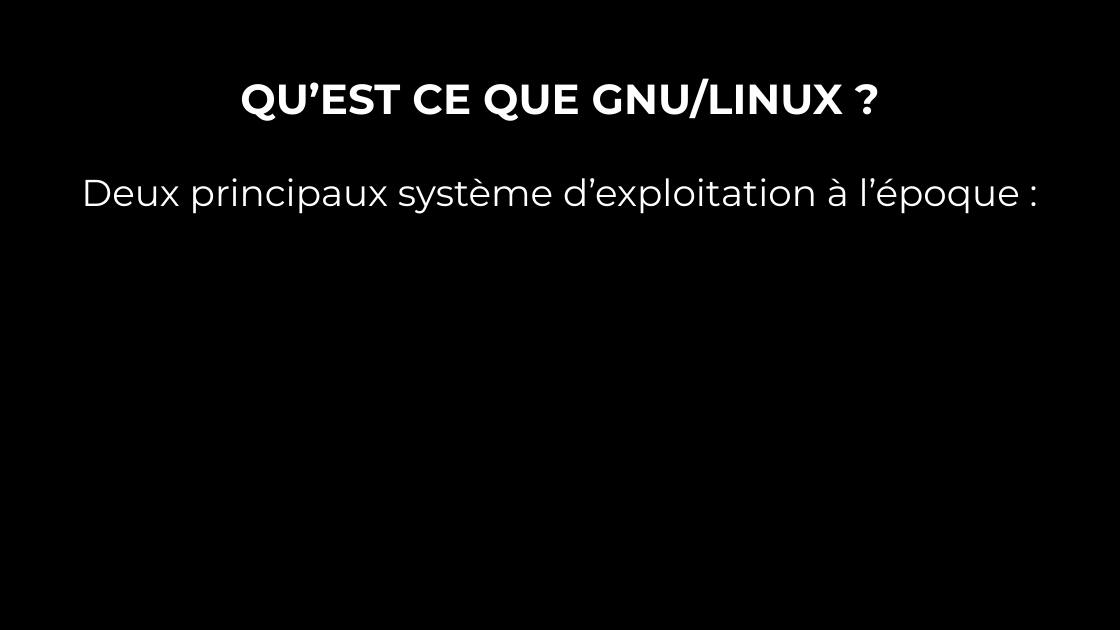
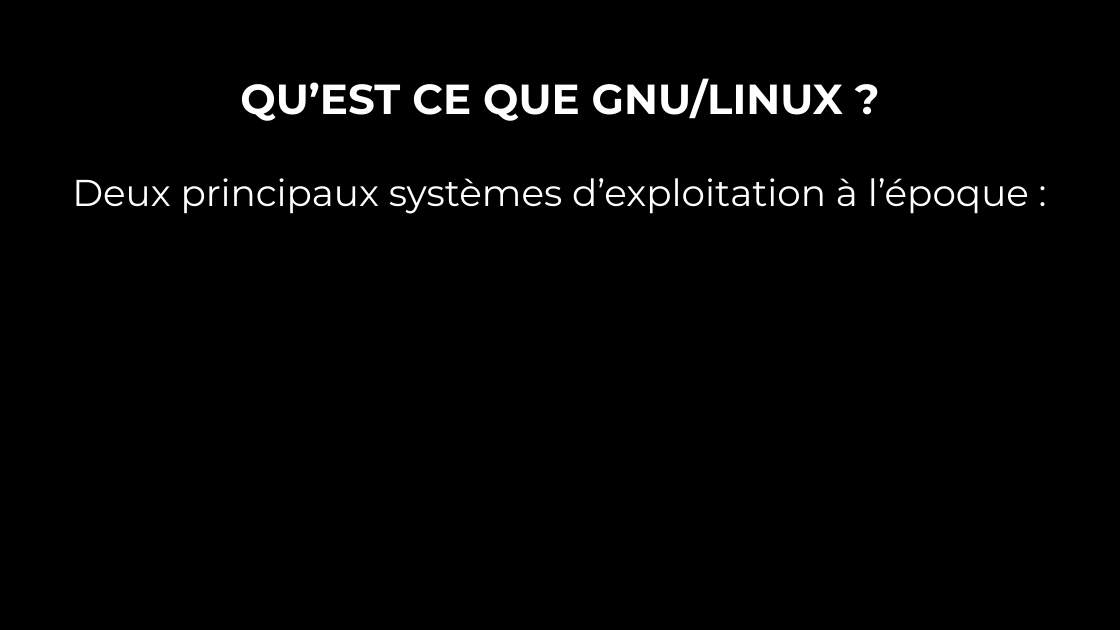
Before and after one commit to Joskoo/Linux_Architecture, a slide deck: slide 11 of Comprendre le noyau Linux.pptx. Drawn at 1120x630 pixels with LibreOffice and Linux fonts; fonts in the diff are those of the drawing; background and template pictures are left out. Boxes give left, top, right and bottom in pixels: in the first picture for what was removed or moved away, otherwise in the second. Text is boxed around its words. In the diff, an @@ line names an element or a change of style, - is before the commit and + after.

```diff
--- a/Comprendre le noyau Linux.pptx
+++ b/Comprendre le noyau Linux.pptx
@@ text at box(72, 178, 1029, 214): text changed @@
-Deux principaux système d’exploitation à l’époque :
+Deux principaux systèmes d’exploitation à l’époque :
```
Also in this commit, not shown: 4 other slides changed.
